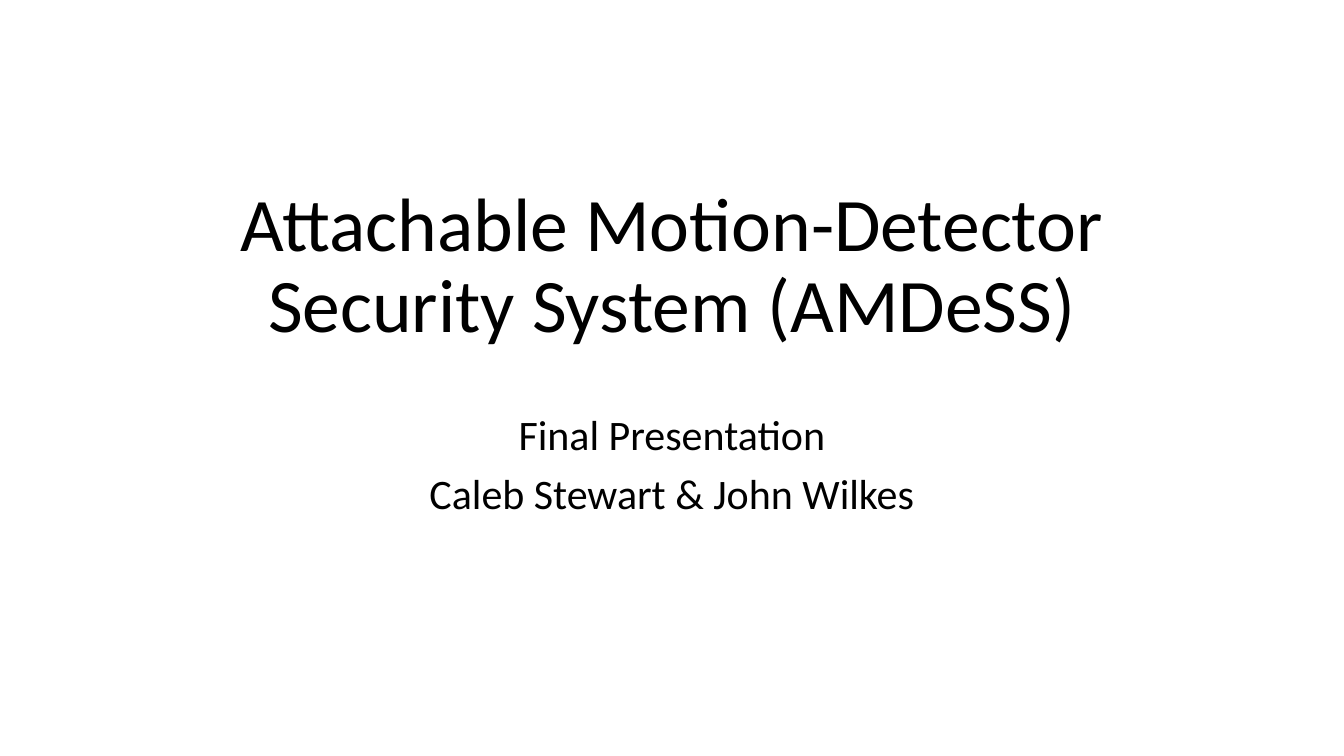
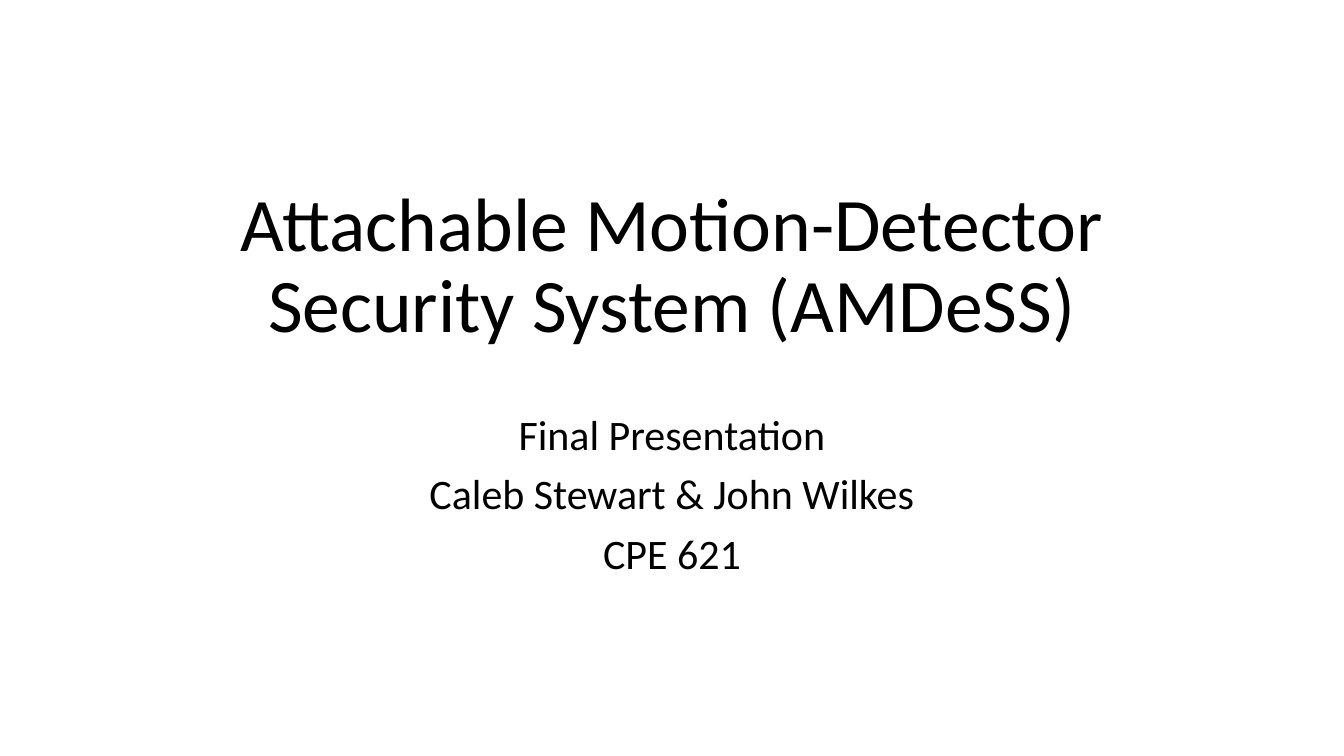
Before and after one commit to jbw3/CPE621Project, a slide deck: slide 1 of docs/AMDeSS_FinalPresentation.pptx. Drawn at 1344x756 pixels with LibreOffice and Linux fonts; fonts in the diff are those of the drawing. Boxes give left, top, right and bottom in pixels: in the first picture for what was removed or moved away, otherwise in the second. Text is boxed around its words. In the diff, an @@ line names an element or a change of style, - is before the commit and + after.

Commit message:
Adding CPE 621 to title slide

```diff
--- a/docs/AMDeSS_FinalPresentation.pptx
+++ b/docs/AMDeSS_FinalPresentation.pptx
@@ subtitle at box(603, 540, 741, 570): paragraph added @@
+CPE 621
```
